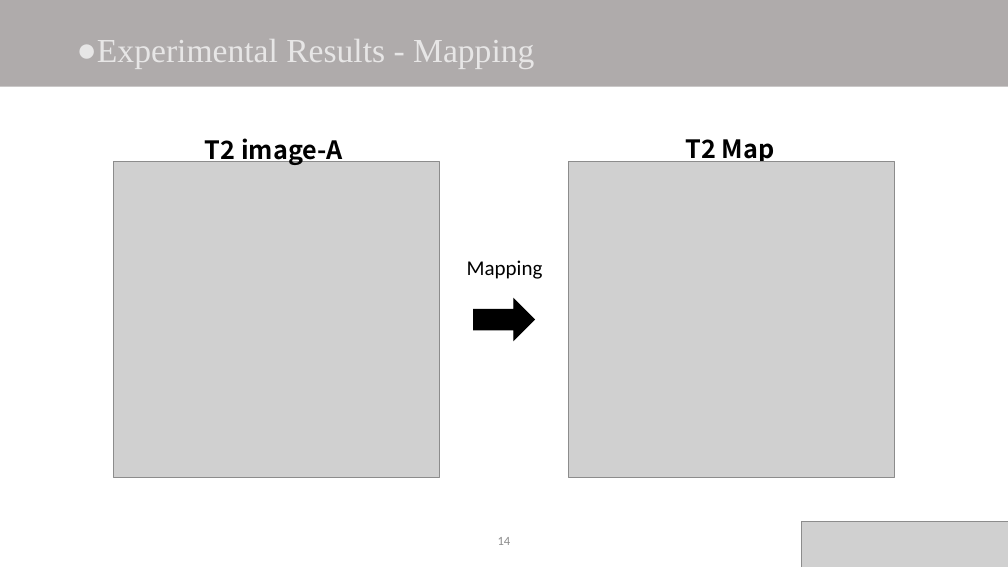
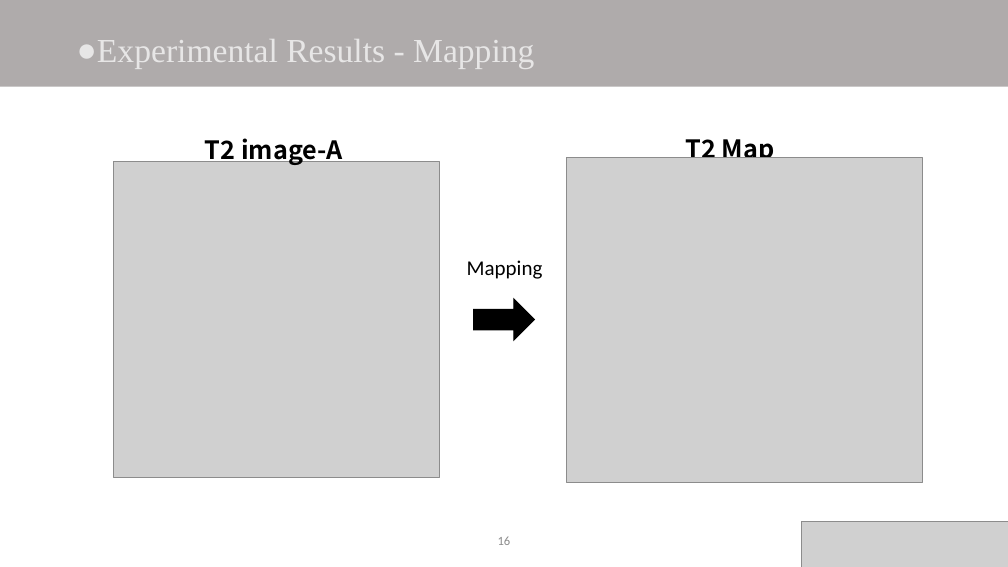
Before and after one commit to DanielHo-BS/MRI, a slide deck: slide 17 of Spin_echo_12echo_HW1/MRI_HW1_M11107309.pptx (slide 15 before the commit). Drawn at 1008x567 pixels with LibreOffice and Linux fonts; fonts in the diff are those of the drawing; grey boxes stand for pictures. Boxes give left, top, right and bottom in pixels: in the first picture for what was removed or moved away, otherwise in the second. Text is boxed around its words. In the diff, an @@ line names an element or a change of style, - is before the commit and + after.

```diff
--- a/Spin_echo_12echo_HW1/MRI_HW1_M11107309.pptx
+++ b/Spin_echo_12echo_HW1/MRI_HW1_M11107309.pptx
@@ picture: place and size @@
-picture at [569,162,895,478]
+picture at [566,157,923,482]
@@ page number at [498,536,511,545]: text changed @@
-14
+16
```
Also in this commit, not shown: 2 other slides changed, 2 slides added, 1 other file.
